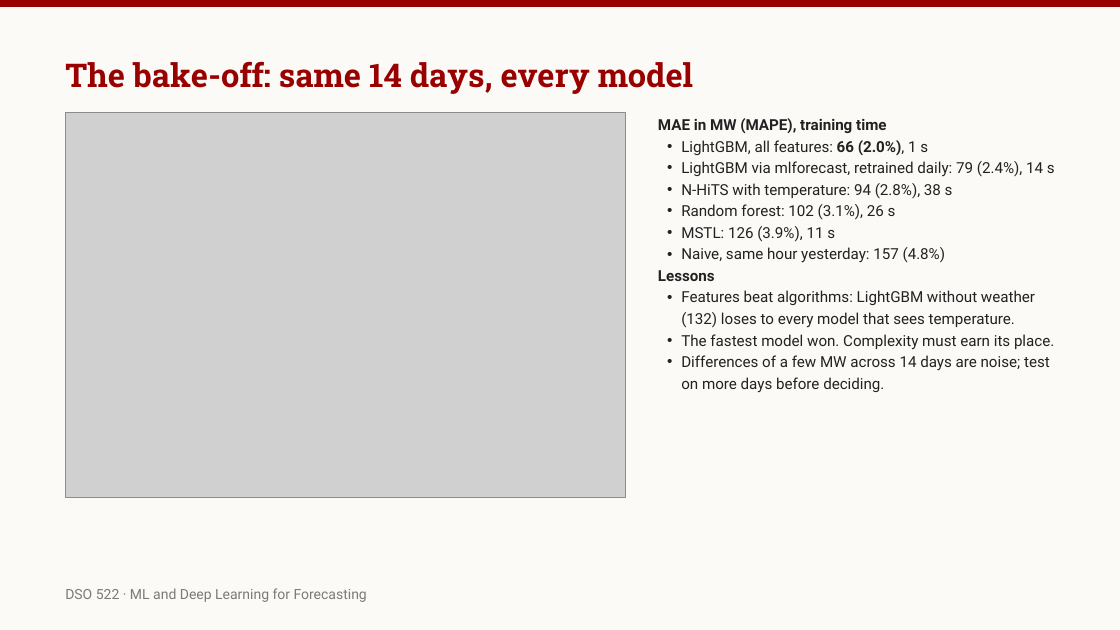
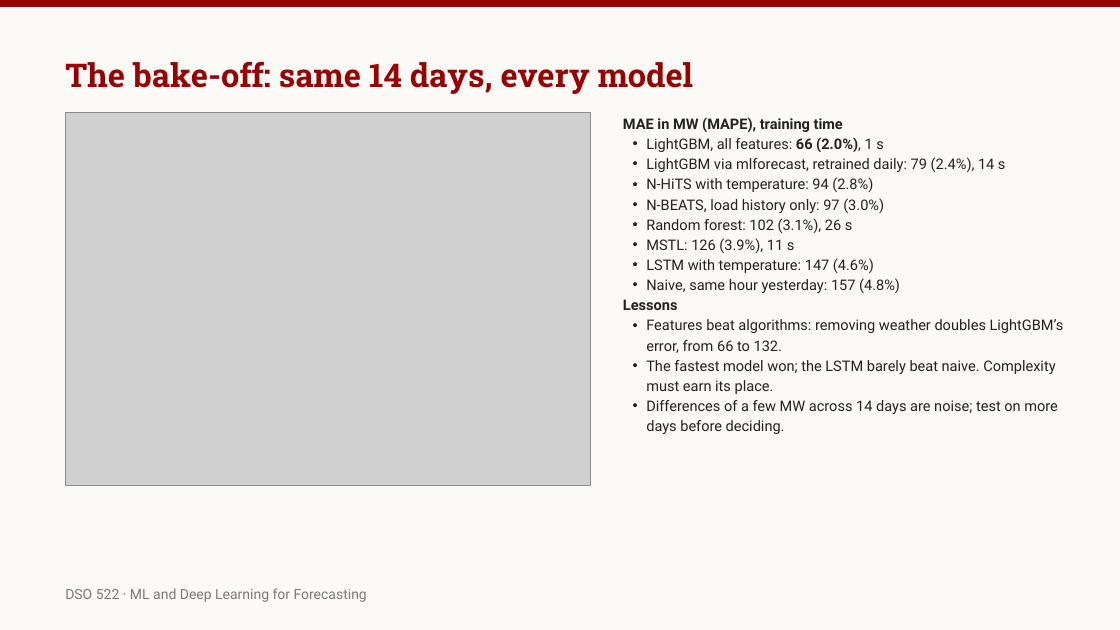
Before and after one commit to robertasgabrys/Forecasting, a slide deck: slide 39 of ML and Deep Learning for Forecasting.pptx (slide 38 before the commit). Drawn at 1120x630 pixels with LibreOffice and Linux fonts; fonts in the diff are those of the drawing; grey boxes stand for pictures. Boxes give left, top, right and bottom in pixels: in the first picture for what was removed or moved away, otherwise in the second. Text is boxed around its words. In the diff, an @@ line names an element or a change of style, - is before the commit and + after.

```diff
--- a/ML and Deep Learning for Forecasting.pptx
+++ b/ML and Deep Learning for Forecasting.pptx
@@ picture: place and size @@
-picture at [66, 113, 626, 497]
+picture at [66, 113, 591, 486]
@@ text at [623, 117, 1058, 434]: size 13 to 12.5 pt in "MAE in MW (MAPE), training time", "LightGBM, all features: 66 (2.0%), 1 s", "LightGBM via mlforecast, retrained daily: 79 (2.4%), ...", "Random forest: 102 (3.1%), 26 s" and 4 more places; line spacing 18.5pt to 17.2pt; indent changed @@
@@ text "MAE in MW (MAPE), training ...": place and size @@
-text "MAE in MW (MAPE), training ..." at [658, 118, 1055, 393]
+text "MAE in MW (MAPE), training ..." at [623, 117, 1064, 434]
@@ text at [646, 177, 884, 213]: text changed; size 13 to 12.5 pt @@
-• N-HiTS with temperature: 94 (2.8%), 38 s
+• N-HiTS with temperature: 94 (2.8%)
+• N-BEATS, load history only: 97 (3.0%)
@@ text at [646, 258, 874, 273]: paragraph added @@
+• LSTM with temperature: 147 (4.6%)
@@ text at [646, 319, 1064, 394]: text changed; size 13 to 12.5 pt @@
-• Features beat algorithms: LightGBM without weather (132) loses to every model that sees temperature.
-• The fastest model won. Complexity must earn its place.
+• Features beat algorithms: removing weather doubles LightGBM’s error, from 66 to 132.
+• The fastest model won; the LSTM barely beat naive. Complexity must earn its place.
```
Also in this commit, not shown: 3 other slides changed, 3 slides added, 3 other files.
